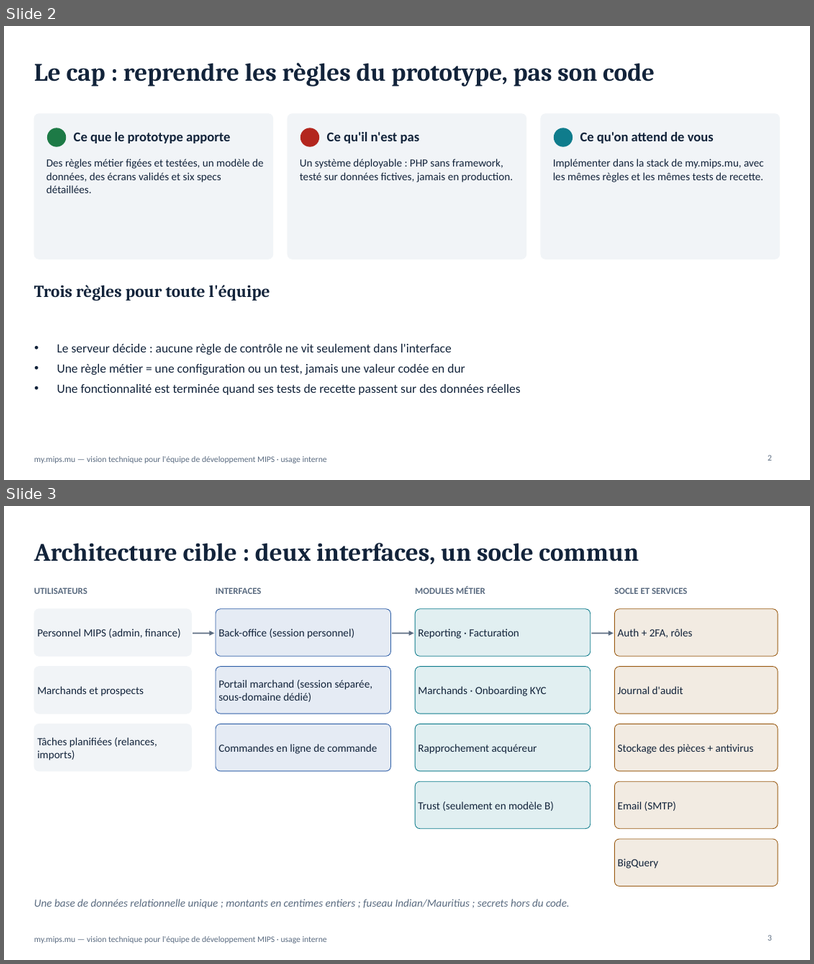
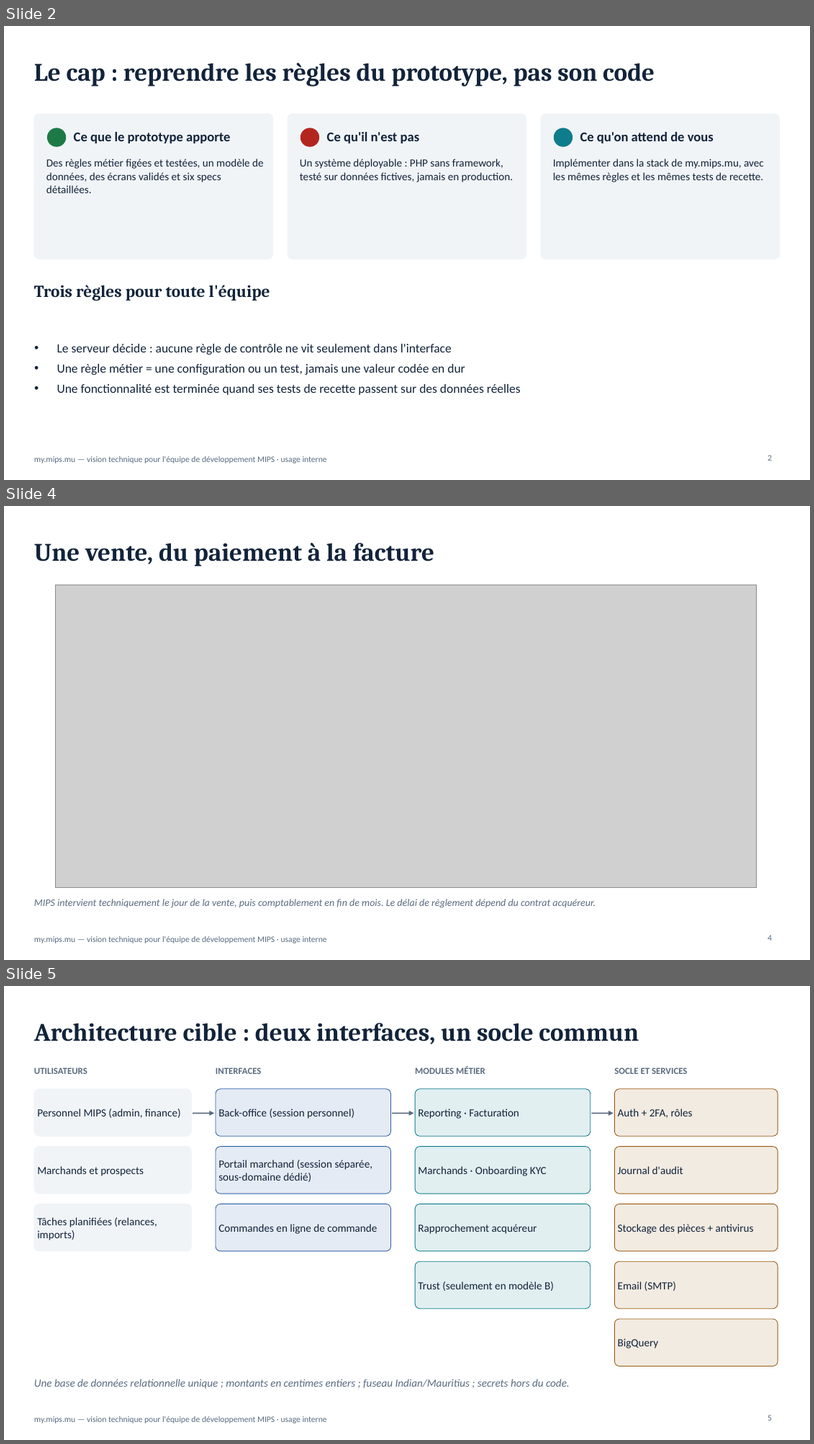
Before and after one commit to fmassonmips/mips-platform, a slide deck: outputs/recap/MIPS-vision-developpeurs.pptx. Shown one above the other, each under a label of ours: slides 2 and 3 before the commit, slides 2, 4 and 5 after it; the slides between them are not shown. The pictures are 814x964 and 814x1444 pixels, drawn with LibreOffice and Linux fonts; fonts in the diff are those of the drawing; grey boxes stand for pictures. Boxes give left, top, right and bottom in pixels: in the first picture for what was removed or moved away, otherwise in the second. Text is boxed around its words. In the diff, an @@ line names an element or a change of style, - is before the commit and + after.

```diff
--- a/outputs/recap/MIPS-vision-developpeurs.pptx
+++ b/outputs/recap/MIPS-vision-developpeurs.pptx
@@ slide 4 added at box(4, 506, 810, 960), background #FFFFFF; not listed: 1 template element that a slide beside it also shows @@
@@ title added at box(34, 543, 435, 566), 30 pt, text #12233A, bold @@
+Une vente, du paiement à la facture
@@ picture added at box(55, 584, 757, 887) @@
@@ text added at box(34, 898, 596, 908), 12 pt, text #5A6B80, italic @@
+MIPS intervient techniquement le jour de la vente, puis comptablement en fin de mois. Le délai de règlement dépend du contrat acquéreur.
@@ page number added at box(768, 934, 772, 940), 10 pt, text #5A6B80 @@
+4
@@ what was slide 3 is now slide 5 @@
@@ page number at box(768, 1414, 772, 1420): text changed @@
-3
+5
```
Also in this commit, not shown: 1 other slide added, 3 other files.
